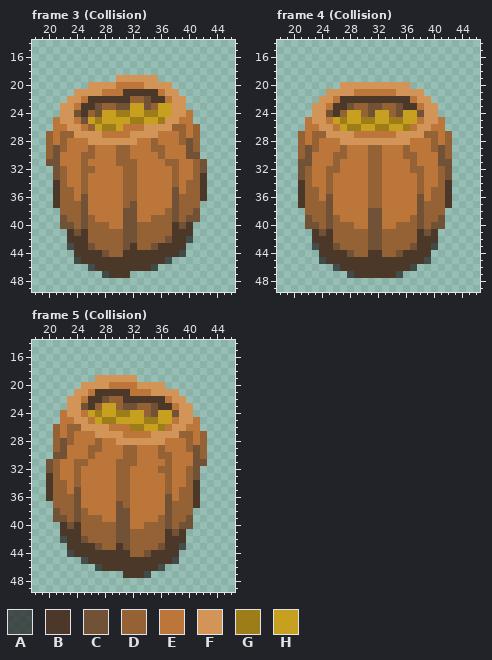
A pixel-art file gets an edit: NeverShallWeDie/Assets/Sprites/Interactables/Barrel.aseprite. Above is the file before it was changed.
64x64 pixels, 10 frames. Shown: frame 3 (Collision): x 18..46, y 14..49; frame 4 (Collision): x 18..46, y 14..49; frame 5 (Collision): x 18..46, y 14..49. The commit also changed other frames, which this record leaves out.
Visible layers, top first: "coins", "barrel".
Palette (. is transparent): A #242424b9  B #4b3828  C #715237  D #956236  E #bd763a  F #d39457  G #9c7d19  H #c7a020
Pixels before, frame 3 (Collision), first column x 20:
19 ..........FFFFFF.......
20 ......FFFFEEEEFFFF.....
21 ....FFFFEEEBBBBBEFF....
22 ...FFEBBBBBBDDCBBEFF...
23 ..FFEBBCDDCCHHCDHHFF...
24 ..FFCBDCHHGGHHGGHHFFE..
25 .EFFECHGHHHHGGHHGFFEE..
26 .EEFFEDHGGHEEEFFFFDDED.
27 DEDDFFFFEEEEFFFFEEEDED.
28 DEDEEEFFFFFFFEEDEEEDCD.
29 DCDEEEDEEEDDEEEDDEEECD.
30 DCEEEDDEEEDDEEEEDEEECC.
31 CCEEEDEEEEDDDEEEEDDEEDC
32 .CDEEDDEEEEDDEEEEEDEEDC
33 .CDEEDEEEEEDDEEEEEDEEDB
34 .BDEEDEEEEEDDEEEEEDEDDB
35 .BDDEDEEEEEDDEEEEECEDDB
36 .BDDECEEEEEDDEEEEECDDDB
37 .BDDDCEEEEEDCEEEEECDDD.
38 ..DDDCEEEEECCEEEEDCDDC.
39 ..CDDCDEEEECCEEDDDCDCC.
40 ..CCDCDDDEECCDDDDDBCB..
41 ...BCBDDDDDCCDDDDDBBB..
42 ...BBBDDDDDCCDDDDCBBA..
43 ...ABBCDDDDCBDDCBBBB...
44 ....BBBBCDDBBBBBBBBA...
45 ....ABBBBBBBBBBBBA.....
46 ......ABBBBBBBBA.......
47 ........ABBB...........
Pixels before, frame 4 (Collision), first column x 21:
20 ......FFFFFFFFFF......
21 ....FFFFEEEEEEFFFF....
22 ...FFEBBBBBBBBBBEFF...
23 ..FFEBBCDDCCDDCBBEFF..
24 ..FFCBDHHDCHHDCHHCFF..
25 .EFFEHGHHGGHHGGHHEFFE.
26 .EEFFEHGGHHGGHHGEFFEE.
27 DEDDFFFFEEEEEEFFFFDDED
28 DEDEEEFFFFFFFFFFEEEDED
29 DCDEEEDEEEDDEEEDEEEDCD
30 DCEEEDDEEEDDEEEDDEEECD
31 CCEEEDEEEEDDEEEEDEEECC
32 CDEEDDEEEEDDEEEEDDEEDC
33 CDEEDEEEEEDDEEEEEDEEDC
34 BDEEDEEEEEDDEEEEEDEEDB
35 BDDEDEEEEEDDEEEEEDEDDB
36 BDDECEEEEEDDEEEEECEDDB
37 BDDDCEEEEEDDEEEEECDDDB
38 .DDDCEEEEECCEEEEECDDD.
39 .CDDCDEEEECCEEEEDCDDC.
40 .CCDCDDDEECCEEDDDCDCC.
41 ..BCBDDDDDCCDDDDDBCB..
42 ..BBBDDDDDCCDDDDDBBB..
43 ..ABBCDDDDCCDDDDCBBA..
44 ...BBBBCDDBBDDCBBBB...
45 ...ABBBBBBBBBBBBBBA...
46 .....ABBBBBBBBBBA.....
47 .......ABBBBBBA.......
Pixels before, frame 5 (Collision), first column x 20:
19 .......FFFFFF..........
20 .....FFFFEEEEFFFF......
21 ....FFEBBBBBEEEFFFF....
22 ...FFEBBCDDBBBBBBEFF...
23 ...FFCBDHHDCCDDCBBEFF..
24 ..EFFEHGHHGGHHDCHHCFF..
25 ..EEFFEHGGHHHHGGHHEFFE.
26 .DEDDFFFFEEEGGHHGEFFEE.
27 .DEDEEEFFFFEEEEFFFFDDED
28 .DCDEEEDEEFFFFFFFEEEDED
29 .DCEEEDDEEEDDEEEDEEEDCD
30 .CCEEEDEEEEDDEEEDDEEECD
31 CDEEDDEEEEDDDEEEEDEEECC
32 CDEEDEEEEEDDEEEEDDEEDC.
33 BDEEDEEEEEDDEEEEEDEEDC.
34 BDDEDEEEEEDDEEEEEDEEDB.
35 BDDECEEEEEDDEEEEEDEDDB.
36 BDDDCEEEEEDDEEEEECEDDB.
37 .DDDCEEEEECDEEEEECDDDB.
38 .CDDCDEEEECCEEEEECDDD..
39 .CCDCDDDEECCEEEEDCDDC..
40 ..BCBDDDDDCCEEDDDCDCC..
41 ..BBBDDDDDCCDDDDDBCB...
42 ..ABBCDDDDCCDDDDDBBB...
43 ...BBBBCDDBCDDDDCBBA...
44 ...ABBBBBBBBDDCBBBB....
45 .....ABBBBBBBBBBBBA....
46 .......ABBBBBBBBA......
47 ...........BBBA........
Now the later version:
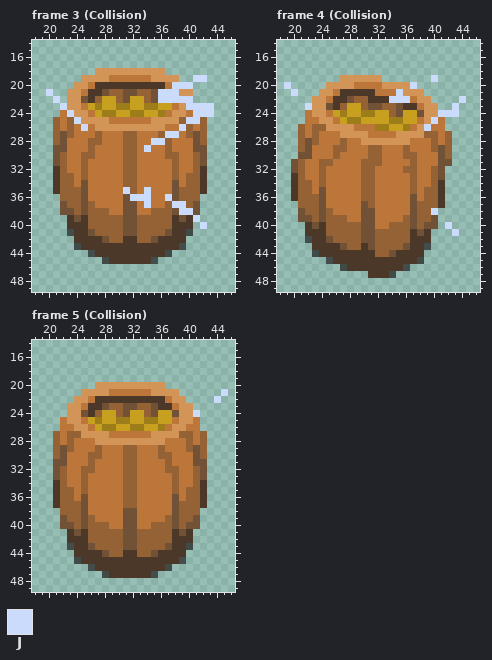
Colours new in this view: J #cbdbfc
Commit: style: new barrel's animation
Difference:
layer "FX" added
Frame 3 (Collision), layers "FX", "coins", "barrel":
y 18: x 27..36 .......... -> FFFFFFFFFF
y 19: x 25..34 .....FFFFF -> FFFFEEEEEE; x 36..38 ... -> FFF; x 41..42 .. -> JJ
y 20: x 24..40 ..FFFFEEEEFFFF... -> FFEBBBBBBBBBBEJJJ
y 21: x 20 . -> J; x 23 . -> F; x 25..40 FFFEEEBBBBBEFF.. -> EBBCDDCCDDCJJJFF
y 22: x 21 . -> J; x 25 E -> C; x 27..40 BBBBBDDCBBEFF. -> DHHDCHHDCJJJJJ
y 23: x 22 F -> J; x 24..31 EBBCDDCC -> FEHGHHGG; x 34..35 CD -> GG; x 38 F -> E; x 40..43 .... -> JJJJ
y 24: x 22..37 FFCBDCHHGGHHGGHH -> EJFFEHGGHHGGHHGE; x 41..43 ... -> JJJ
y 25: x 21..36 EFFECHGHHHHGGHHG -> DEDJFFFFEEEEEEFF; x 39..42 EE.. -> DJJD
y 26: x 21 E -> D; x 23..33 FFEDHGGHEEE -> DEJEFFFFFFF; x 37..42 FDDED. -> EEJDED
y 27: x 20..22 DED -> .DC; x 24..27 FFFF -> EEED; x 31..42 EFFFFEEEDED. -> DDEEEDJJEDCD
y 28: x 20..22 DED -> .DC; x 26..32 FFFFFFF -> DDEEEDD; x 35..37 DEE -> JJD; x 39..42 DCD. -> EECD
y 29: x 20 D -> .; x 22 D -> C; x 30 D -> E; x 32 E -> D; x 34..37 EDDE -> JEED; x 40..42 CD. -> ECC
y 30: x 20 D -> .; x 22 E -> D; x 30 D -> E; x 32 E -> D; x 36..38 DEE -> EDD; x 40..42 CC. -> EDC
y 31: x 20 C -> .; x 22 E -> D; x 30 D -> E; x 37 D -> E
y 32: x 21 C -> B; x 26 D -> E; x 42 C -> B
y 33: x 21 C -> B; x 23 E -> D; x 40 E -> D
y 34: x 23 E -> D; x 25 D -> C; x 38 D -> C
y 35: x 24..25 ED -> DC; x 31 D -> J; x 34 E -> J; x 39 E -> D
y 36: x 21 B -> .; x 24 E -> D; x 31..34 DDEE -> CJJJ; x 37 E -> J; x 42 B -> .
y 37: x 21..22 BD -> .C; x 26 E -> D; x 31 D -> C; x 34 E -> J; x 37..39 ECD -> DJJ; x 41 D -> C
y 38: x 22..23 DD -> CC; x 26..28 EEE -> DDD; x 35..36 EE -> DD; x 39..40 DD -> JJ
y 39: x 22..25 CDDC -> .BCB; x 27..30 EEEE -> DDDD; x 33..34 EE -> DD; x 38..41 CDCC -> BCBJ
y 40: x 22..25 CCDC -> .BBB; x 29..30 EE -> DD; x 39 C -> B; x 42 . -> J
y 41: x 23..24 BC -> AB; x 26 D -> C; x 37 D -> C; x 40 B -> A
y 42: x 23 B -> .; x 26..28 DDD -> BBC; x 31..32 CC -> BB; x 35..37 DDC -> CBB; x 40 A -> .
y 43: x 23..24 AB -> .A; x 26..31 CDDDDC -> BBBBBB; x 33..35 DDC -> BBB; x 39 B -> A
y 44: x 24..26 BBB -> ..A; x 28..30 CDD -> BBB; x 37..39 BBA -> A..
y 45: x 24..28 ABBBB -> ....A; x 35..37 BBA -> A..
y 46: x 26..35 ABBBBBBBBA -> ..........
y 47: x 28..31 ABBB -> ....
Frame 4 (Collision), layers "FX", "coins", "barrel":
y 19: x 27..32 ...... -> FFFFFF; x 40 . -> J
y 20: x 19 . -> J; x 25..26 .. -> FF; x 29..32 FFFF -> EEEE; x 37 . -> J
y 21: x 20 . -> J; x 24 . -> F; x 26..31 FFFEEE -> EBBBBB; x 35 F -> J
y 22: x 23 . -> F; x 25..26 FE -> EB; x 28..30 BBB -> CDD; x 34..36 BBB -> JJJ; x 44 . -> J
y 23: x 22 . -> J; x 25 E -> C; x 27..29 BCD -> DHH; x 43 . -> J
y 24: x 22 . -> E; x 25..27 CBD -> EHG; x 30..31 DC -> GG; x 41..43 ... -> JJJ
y 25: x 23 F -> E; x 25..31 EHGHHGG -> FEHGGHH; x 40 F -> J
y 26: x 21 . -> D; x 23..24 EF -> DD; x 26..31 EHGGHH -> FFFEEE; x 39 F -> J
y 27: x 24..26 DFF -> EEE; x 29..30 EE -> FF
y 28: x 22 E -> C; x 27..29 FFF -> DEE
y 29: x 23 D -> E; x 26 E -> D
y 30: x 21 D -> C; x 27 D -> E
y 31: x 20..22 .CC -> CDE; x 24..26 EED -> DDE; x 30 E -> D
y 32: x 20..22 .CD -> CDE; x 24..26 EDD -> DEE; x 30 E -> D; x 32 D -> E; x 36 E -> D; x 38 D -> E; x 40..42 EDC -> DC.
y 33: x 20..22 .CD -> BDE; x 24..25 ED -> DE; x 30 E -> D; x 32 D -> E; x 37..38 ED -> DE; x 40..42 EDC -> DC.
y 34: x 20..21 .B -> BD; x 24..25 ED -> DE; x 30 E -> D; x 32 D -> E; x 37..38 ED -> DE; x 40..42 EDB -> DB.
y 35: x 20..21 .B -> BD; x 23..25 DED -> ECE; x 30 E -> D; x 32 D -> E; x 37..39 EDE -> DED; x 41..42 DB -> B.
y 36: x 20..21 .B -> BD; x 24..25 EC -> CE; x 30 E -> D; x 32 D -> E; x 37..39 ECE -> CED; x 41..42 DB -> B.
y 37: x 21 B -> D; x 24..25 DC -> CE; x 30 E -> C; x 32 D -> E; x 37..38 EC -> CD; x 41..42 DB -> B.
y 38: x 21 . -> C; x 24..25 DC -> CD; x 30 E -> C; x 32 C -> E; x 37..38 EC -> CD; x 40..41 DD -> J.
y 39: x 21 . -> C; x 24..25 DC -> CD; x 27 E -> D; x 30 E -> C; x 32 C -> E; x 36..38 EDC -> DCD; x 40..41 DC -> C.
y 40: x 22 C -> B; x 24..25 DC -> BD; x 29..30 EE -> DC; x 32 C -> E; x 34 E -> D; x 37..39 DCD -> CDC; x 41..42 C. -> .J
y 41: x 22 . -> B; x 24..25 CB -> BD; x 30 D -> C; x 32 C -> D; x 37..40 DBCB -> BCB.; x 43 . -> J
y 42: x 22 . -> A; x 25 B -> C; x 30 D -> C; x 32 C -> D; x 37 D -> B; x 40 B -> .
y 43: x 23 A -> B; x 26..27 CD -> BC; x 30 D -> B; x 32 C -> D; x 36..37 DC -> CB; x 39..40 BA -> A.
y 44: x 23 . -> A; x 28..30 CDD -> BBB; x 32 B -> D; x 34..35 DC -> CB; x 39 B -> .
y 45: x 24..25 AB -> .A; x 38..39 BA -> A.
y 46: x 26..27 AB -> .A; x 36..37 BA -> A.
y 47: x 28..30 ABB -> ...; x 34..35 BA -> A.
Frame 5 (Collision), layers "FX", "coins", "barrel":
y 19: x 27..32 FFFFFF -> ......
y 20: x 25..26 FF -> ..; x 29..32 EEEE -> FFFF
y 21: x 24 F -> .; x 26..31 EBBBBB -> FFFEEE; x 45 . -> J
y 22: x 23 F -> .; x 25..26 EB -> FE; x 28..30 CDD -> BBB; x 44 . -> J
y 23: x 25 C -> E; x 27..29 DHH -> BCD
y 24: x 22 E -> .; x 25..27 EHG -> CBD; x 30..31 GG -> DC; x 41 . -> J
y 25: x 23 E -> F; x 25..31 FEHGGHH -> EHGHHGG
y 26: x 21 D -> .; x 23..24 DD -> EF; x 26..31 FFFEEE -> EHGGHH
y 27: x 24..26 EEE -> DFF; x 29..30 FF -> EE
y 28: x 22 C -> E; x 27..29 DEE -> FFF
y 29: x 23 E -> D; x 26 D -> E
y 30: x 21 C -> D; x 27 E -> D
y 31: x 20..22 CDE -> .CC; x 24..26 DDE -> EED; x 30 D -> E
y 32: x 20..22 CDE -> .CD; x 24..26 DEE -> EDD; x 30 D -> E; x 32 E -> D; x 36 D -> E; x 38 E -> D; x 40..42 DC. -> EDC
y 33: x 20..22 BDE -> .CD; x 24..25 DE -> ED; x 30 D -> E; x 32 E -> D; x 37..38 DE -> ED; x 40..42 DC. -> EDC
y 34: x 20..21 BD -> .B; x 24..25 DE -> ED; x 30 D -> E; x 32 E -> D; x 37..38 DE -> ED; x 40..42 DB. -> EDB
y 35: x 20..21 BD -> .B; x 23..25 ECE -> DED; x 30 D -> E; x 32 E -> D; x 37..39 DED -> EDE; x 41..42 B. -> DB
y 36: x 20..21 BD -> .B; x 24..25 CE -> EC; x 30 D -> E; x 32 E -> D; x 37..39 CED -> ECE; x 41..42 B. -> DB
y 37: x 21 D -> B; x 24..25 CE -> DC; x 30 C -> E; x 32 E -> D; x 37..38 CD -> EC; x 41..42 B. -> DB
y 38: x 21 C -> .; x 24..25 CD -> DC; x 30 C -> E; x 32 E -> C; x 37..38 CD -> EC; x 41 . -> D
y 39: x 21 C -> .; x 24..25 CD -> DC; x 27 D -> E; x 30 C -> E; x 32 E -> C; x 36..38 DCD -> EDC; x 40..41 C. -> DC
y 40: x 22 B -> C; x 24..25 BD -> DC; x 29..30 DC -> EE; x 32 E -> C; x 34 D -> E; x 37..39 CDC -> DCD; x 41 . -> C
y 41: x 22 B -> .; x 24..25 BD -> CB; x 30 C -> D; x 32 D -> C; x 37..40 BCB. -> DBCB
y 42: x 22 A -> .; x 25 C -> B; x 30 C -> D; x 32 D -> C; x 37 B -> D; x 40 . -> B
y 43: x 23 B -> A; x 26..27 BC -> CD; x 30 B -> D; x 32 D -> C; x 36..37 CB -> DC; x 39..40 A. -> BA
y 44: x 23 A -> .; x 28..30 BBB -> CDD; x 32 D -> B; x 34..35 CB -> DC; x 39 . -> B
y 45: x 24..25 .A -> AB; x 38..39 A. -> BA
y 46: x 26..27 .A -> AB; x 36..37 A. -> BA
y 47: x 28..30 ... -> ABB; x 34..35 A. -> BA
Boxes around the changes in both pictures, in picture pixels (x1, y1, x2, y2):
changed: (46, 68, 214, 278)
changed: (284, 75, 466, 278)
changed: (46, 375, 228, 578)
